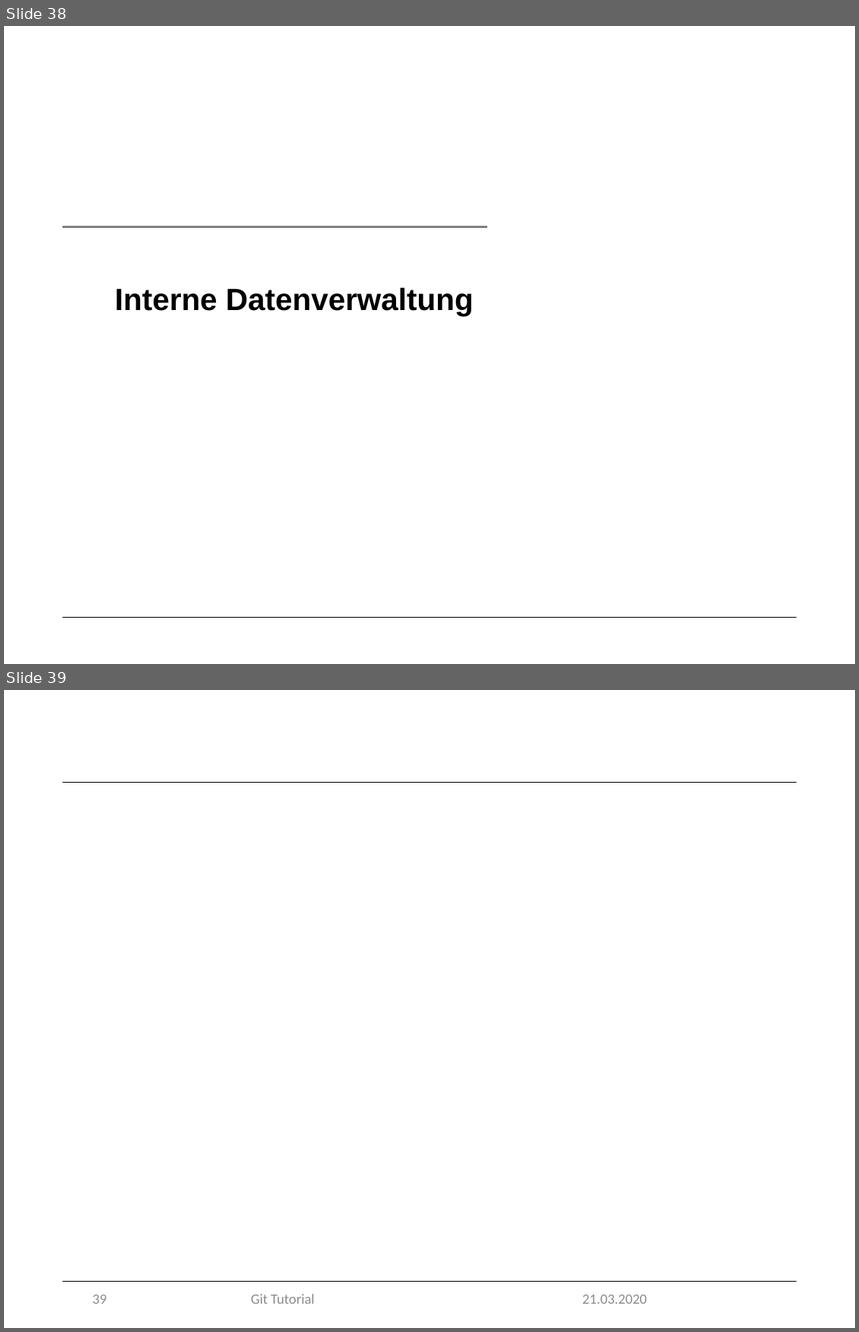
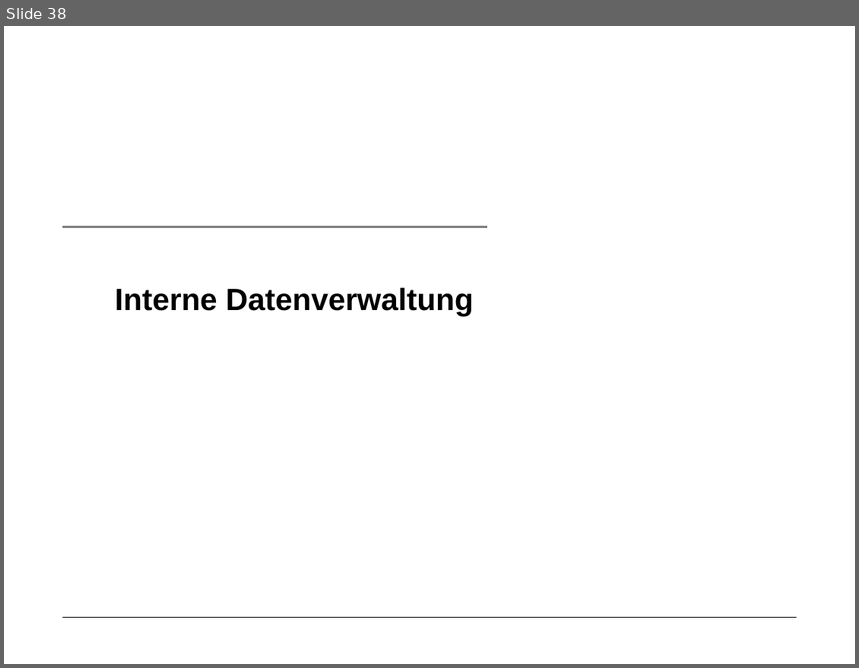
Before and after one commit to marcretzlaff/projektarbeit, a slide deck: Präsentation-90min/Präsentation-90min.pptx. Shown one above the other, each under a label of ours: slides 38 and 39 before the commit, slide 38 after it. The pictures are 859x1332 and 859x668 pixels, drawn with LibreOffice and Linux fonts; fonts in the diff are those of the drawing; background and template pictures are left out. Boxes give left, top, right and bottom in pixels: in the first picture for what was removed or moved away, otherwise in the second. Text is boxed around its words. In the diff, an @@ line names an element or a change of style, - is before the commit and + after.

```diff
--- a/Präsentation-90min/Präsentation-90min.pptx
+++ b/Präsentation-90min/Präsentation-90min.pptx
@@ slide 39 removed at box(4, 690, 855, 1328), background #FFFFFF; not listed: 1 template element that a slide beside it also shows @@
@@ line removed from (63, 783) to (797, 783) @@
@@ page number removed at box(92, 1295, 107, 1304) @@
-39
@@ text removed at box(251, 1294, 315, 1304) @@
-Git Tutorial
@@ text removed at box(582, 1295, 647, 1304) @@
-21.03.2020
```
Also in this commit, not shown: 31 slides changed, 3 slides added.
